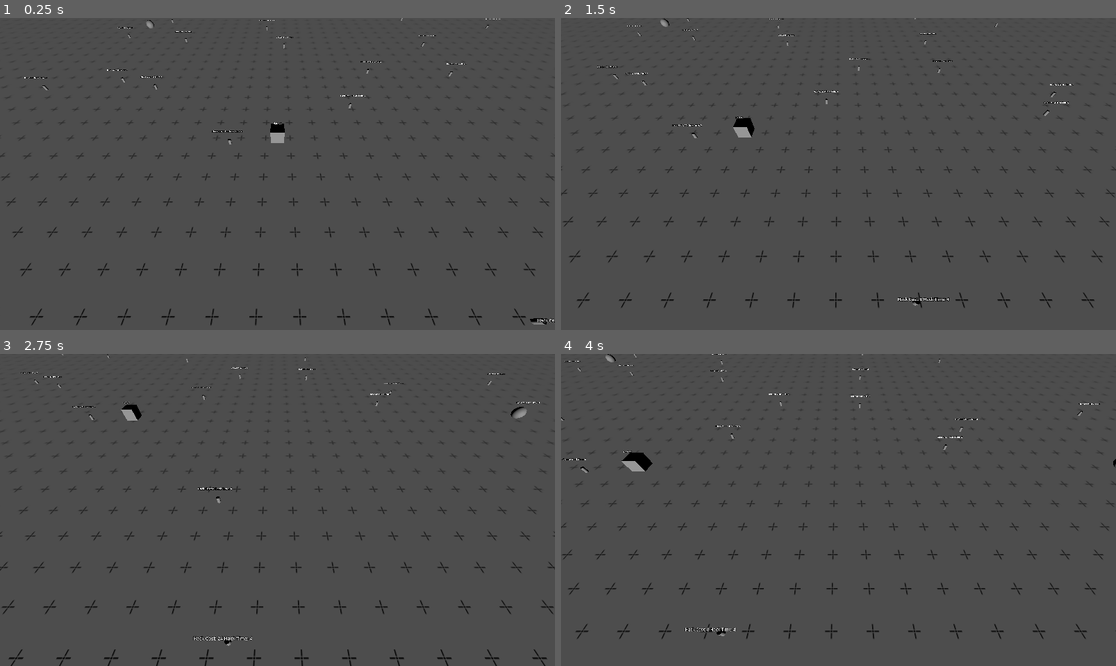
Above: before the commit, frames 1-4 (two rows, left to right).
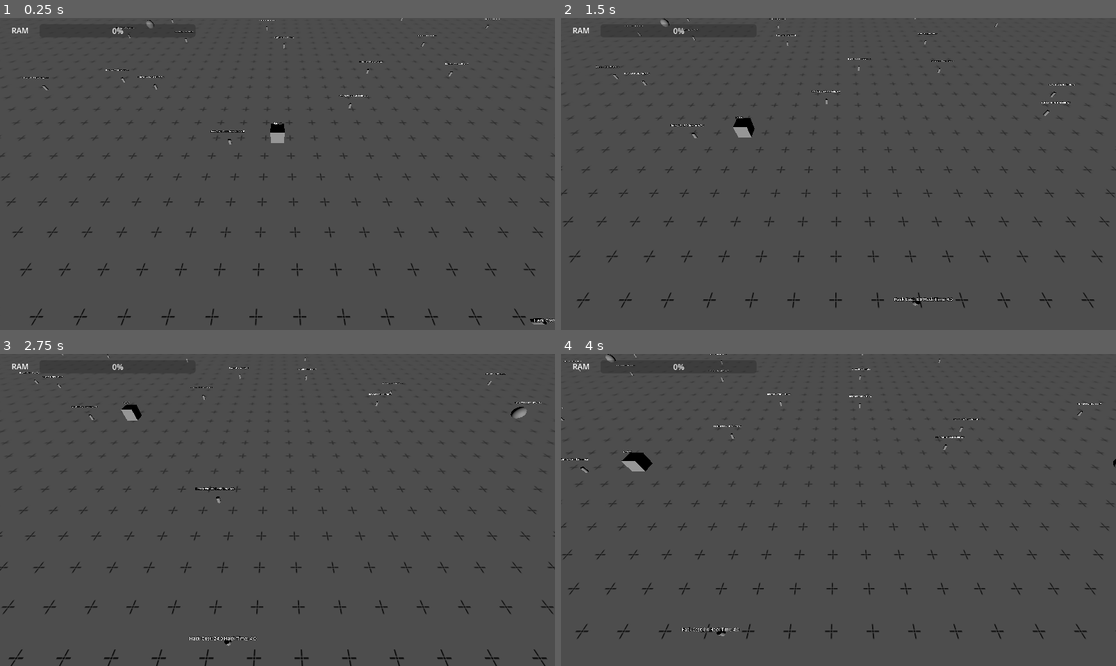
Above: after the commit, the same moments.

Repository: MrNavaStar/void.sys
Game: Godot game, scene res://scenes/world.tscn
Two runs of this game, one before a commit and one after it. Both use one fixed random seed, a clock stepped at 60 frames per second and the inputs below.
Inputs (mouse positions are in pixels of both pictures, inside the frame that each line leads up to):
- Up to frame 1 (0.25 s): no input
- Up to frame 2 (1.5 s): tap Enter at 0.5 s; move the mouse to (960, 158) at 0.52 s; press the mouse at (960, 158) at 0.53 s; hold D (right) 0.53-1.28 s; move the mouse to (727, 189) at 1.27 s; release the mouse at (727, 189) at 1.28 s; hold S (down) from 1.28 s (still down); click (727, 189) at 1.35 s
- Up to frame 3 (2.75 s): move the mouse to (333, 441) at 2.02 s; release S (down) at 2.03 s; press the mouse at (333, 441) at 2.03 s; hold D (right) from 2.03 s (still down); tap Mouse wheel up (zoom_in) at 2.1 s
- Up to frame 4 (4 s): move the mouse to (810, 572) at 2.77 s; release D (right) at 2.78 s; release the mouse at (810, 572) at 2.78 s; hold W (up) 2.78-3.53 s; tap Mouse wheel down (zoom_out) at 2.85 s; click (810, 572) at 3.05 s; move the mouse to (1005, 556) at 3.52 s; press the mouse at (1005, 556) at 3.53 s; hold A (left) from 3.53 s (still down)

The runs differ from the first frame. In frame 1, 0.2% of the frame differs, in the area x 2-100%, y 0-98%; in frame 2, 0.2%, in the area x 2-93%, y 0-91%; in frame 3, 0.2%; in frame 4, 0.2%.

Commit message:
ram use is divided by usage type

Diff:
--- a/scenes/test_world_scene.tscn
+++ b/scenes/test_world_scene.tscn
@@ -5,7 +5,6 @@
 [ext_resource type="Script" uid="uid://dh1g20iil02r" path="res://scripts/camera_controller.gd" id="3_kn1xl"]
 
 [node name="TestWorldScene" type="Node3D"]
-script = ExtResource("1_44m58")
 
 [node name="SpaceNodes" type="Node3D" parent="."]
 
@@ -16,6 +15,7 @@
 transform = Transform3D(1, 0, 0, 0, 1, 0, 0, 0, 1, -0.329447, 0, -2.09916)
 
 [node name="Edges" type="Node3D" parent="."]
+script = ExtResource("1_44m58")
 
 [node name="DirectionalLight3D" type="DirectionalLight3D" parent="."]
 transform = Transform3D(1, 0, 0, 0, 1, 0, 0, 0, 1, 0, 61.8032, 58.6319)
--- a/scenes/world.tscn
+++ b/scenes/world.tscn
@@ -1,8 +1,10 @@
-[gd_scene load_steps=6 format=3 uid="uid://dmxxff1nm6qak"]
+[gd_scene load_steps=8 format=3 uid="uid://dmxxff1nm6qak"]
 
 [ext_resource type="Script" uid="uid://d318spwk1v5ym" path="res://scripts/world.gd" id="1_rwgxs"]
 [ext_resource type="Script" uid="uid://dh1g20iil02r" path="res://scripts/camera_controller.gd" id="2_4wyf3"]
 [ext_resource type="Texture2D" uid="uid://dtj8052logla3" path="res://grid.png" id="3_4wyf3"]
+[ext_resource type="Script" uid="uid://bdyl7ijpq7ii" path="res://scripts/edger.gd" id="4_k0juu"]
+[ext_resource type="Script" uid="uid://bdsvyu7l4eksf" path="res://scripts/compute_power_bar.gd" id="5_71j4m"]
 
 [sub_resource type="PlaneMesh" id="PlaneMesh_k0juu"]
 
@@ -13,6 +15,7 @@
 
 [node name="World" type="Node3D"]
 script = ExtResource("1_rwgxs")
+metadata/_edit_lock_ = true
 
 [node name="DirectionalLight3D" type="DirectionalLight3D" parent="."]
 transform = Transform3D(1, 0, 0, 0, 1, 0, 0, 0, 1, 0, 61.8032, 58.6319)
@@ -20,15 +23,53 @@
 [node name="Camera Rig" type="Node3D" parent="."]
 transform = Transform3D(1, 0, 0, 0, 1, 0, 0, 0, 1, 0, 10, 11.6009)
 script = ExtResource("2_4wyf3")
+metadata/_edit_lock_ = true
 
 [node name="ZoomPivot" type="Node3D" parent="Camera Rig"]
 transform = Transform3D(1, 0, 0, 0, 0.766045, 0.642788, 0, -0.642788, 0.766045, 0, 0, 0)
+metadata/_edit_lock_ = true
 
 [node name="Camera3D" type="Camera3D" parent="Camera Rig/ZoomPivot"]
+metadata/_edit_lock_ = true
 
 [node name="Grid" type="MeshInstance3D" parent="."]
 transform = Transform3D(1000, 0, 0, 0, 1000, 0, 0, 0, 1000, 0, -1.30573, 0)
 mesh = SubResource("PlaneMesh_k0juu")
 surface_material_override/0 = SubResource("StandardMaterial3D_71j4m")
+metadata/_edit_lock_ = true
+
+[node name="SpaceNodes" type="Node3D" parent="."]
+metadata/_edit_lock_ = true
+
+[node name="Edges" type="Node3D" parent="."]
+script = ExtResource("4_k0juu")
+metadata/_edit_lock_ = true
+
+[node name="Control" type="Control" parent="."]
+layout_mode = 3
+anchors_preset = 15
+anchor_right = 1.0
+anchor_bottom = 1.0
+grow_horizontal = 2
+grow_vertical = 2
+size_flags_horizontal = 3
+size_flags_vertical = 3
+metadata/_edit_lock_ = true
+
+[node name="Label" type="Label" parent="Control"]
+layout_mode = 0
+offset_left = 24.0
+offset_top = 14.0
+offset_right = 68.0
+offset_bottom = 37.0
+text = "RAM"
+
+[node name="ProgressBar" type="ProgressBar" parent="Control"]
+layout_mode = 0
+offset_left = 82.0
+offset_top = 13.0
+offset_right = 406.0
+offset_bottom = 40.0
+script = ExtResource("5_71j4m")
 
 [connection signal="ready" from="." to="." method="_on_ready"]
--- /dev/null
+++ b/scripts/compute_power_bar.gd
@@ -0,0 +1,13 @@
+extends ProgressBar
+
+
+func _ready() -> void:
+	Hacker.compute_power_updated.connect(_update_compute_power)
+
+
+func _update_compute_power(usage_map: Dictionary[Hacker.PowerUses, float]) -> void:
+	var total_usage: float = 0
+	for use: Hacker.PowerUses in usage_map:
+		print("%s using %f points" % [Hacker.get_poweruse_as_string(use), usage_map[use]])
+		total_usage += usage_map[use]
+	value = total_usage / Hacker.total_compute_power
--- a/scripts/edger.gd
+++ b/scripts/edger.gd
@@ -1,11 +1,16 @@
 extends Node3D
 
-@onready var edges: Node3D = $Edges
-@onready var space_nodes: Node3D = $SpaceNodes
+@onready var edges: Node3D = self
+@onready var space_nodes: Node3D = get_node("../SpaceNodes")
 @onready var edge_prefab: PackedScene = preload("res://scenes/edge.tscn")
 
 
 func _ready() -> void:
+	# for node: SpaceNode in space_nodes.get_children():
+	# 	for neighbour: SpaceNode in space_nodes.get_children():
+	# 		if neighbour != node and not node.connected_nodes.has(neighbour):
+	# 			node.connected_nodes[neighbour] = null
+
 	draw_edges()
 
 
@@ -37,7 +42,6 @@
 
 func draw_edges() -> void:
 	for node: SpaceNode in space_nodes.get_children():
-		var node_id := node.get_instance_id()
 		for neighbour: SpaceNode in node.connected_nodes.keys():
-			if node_id < neighbour.get_instance_id():
+			if node.get_instance_id() < neighbour.get_instance_id():
 				_create_edge(node, neighbour)
--- a/scripts/hacker.gd
+++ b/scripts/hacker.gd
@@ -1,15 +1,41 @@
 extends Node
 
-var total_compute: int = 64
+enum PowerUses { IDLE_NODES, HACKING }
+var total_compute_power: float = 64
+var compute_power_usage: Dictionary[PowerUses, float] = {
+	PowerUses.IDLE_NODES: 0, PowerUses.HACKING: 0
+}
 var hacked_nodes: Array[SpaceNode]
 
-
-func get_compute_usage() -> int:
-	var usage: int = 0
-	for node in hacked_nodes:
-		usage += node.allocated_compute
-	return usage
+signal compute_power_updated(power: float)
 
 
-func can_compute_action(cost: int) -> bool:
-	return total_compute >= get_compute_usage() + cost
+func get_compute_power_usage() -> float:
+	var total_usage: float = 0
+	for use: PowerUses in compute_power_usage:
+		total_usage += compute_power_usage[use]
+	return total_usage
+
+
+# TODO: must be manually run when node count is updated, is a fix possible?
+func update_idle_node_compute_power_use() -> void:
+	var usage: float = 0
+	for node in hacked_nodes:
+		usage += node.allocated_compute_power
+	compute_power_usage[PowerUses.IDLE_NODES] = usage
+	compute_power_updated.emit(compute_power_usage)
+
+
+func can_compute_action(cost: float) -> bool:
+	return total_compute_power >= get_compute_power_usage() + cost
+
+
+func get_poweruse_as_string(use: PowerUses) -> String:
+	match use:
+		PowerUses.IDLE_NODES:
+			return "[[PROCESS: IDLE NODES]]"
+		PowerUses.HACKING:
+			return "[[PROCESS: HACKING]]"
+		_:
+			printerr("Unknown poweruses enum")
+			return "ERROR: Unknown PowerUse"
--- a/scripts/space_node.gd
+++ b/scripts/space_node.gd
@@ -4,13 +4,13 @@
 @onready var info: Label3D = $Info
 @onready var hack_timer: Timer = $"Hack Timer"
 
-@export var connected_nodes: Dictionary[SpaceNode, Edge] = {}
+var connected_nodes: Dictionary[SpaceNode, Edge] = {}
 
 var is_hacked: bool = false
-var allocated_compute: int = 0
-var hack_cost: int = 0
-var hack_time: int = 0
-var unhack_strength: int = 0
+var allocated_compute_power: float = 0
+var hack_cost: float = 0
+var hack_time: float = 0
+var unhack_strength: float = 0
 
 
 func _ready() -> void:
@@ -18,7 +18,7 @@
 
 
 func _process(_delta: float) -> void:
-	if is_hacked and allocated_compute >= unhack_strength:
+	if is_hacked and allocated_compute_power >= unhack_strength:
 		hack_timer.stop()
 
 
@@ -32,7 +32,7 @@
 func make_root() -> void:
 	($Object/MeshInstance3D as MeshInstance3D).mesh = BoxMesh.new()
 	Hacker.hacked_nodes.append(self)
-	allocated_compute = 8
+	allocated_compute_power = 8
 	is_hacked = true
 	_update_label()
 
@@ -55,12 +55,12 @@
 
 func hack() -> void:
 	if !is_hacked and Hacker.can_compute_action(hack_cost):
-		allocated_compute = hack_cost
+		allocated_compute_power = hack_cost
 		unhack_strength = 0
 		hack_timer.start(hack_time)
 
 
-func unhack(strength: int) -> void:
+func unhack(strength: float) -> void:
 	if is_hacked:
 		unhack_strength = strength
 		hack_timer.start(hack_time)
@@ -69,15 +69,16 @@
 func _on_hack_finish() -> void:
 	if !is_hacked:
 		Hacker.hacked_nodes.append(self)
-		allocated_compute = round(allocated_compute / 2)
+		allocated_compute_power = round(allocated_compute_power / 2)
 		is_hacked = true
 	else:
 		Hacker.hacked_nodes.erase(self)
-		allocated_compute = 0
+		allocated_compute_power = 0
 		is_hacked = false
 		hack_cost *= 2
 		hack_time *= 2
 
+	Hacker.update_idle_node_compute_power_use()
 	_update_label()
 
 
--- a/scripts/world.gd
+++ b/scripts/world.gd
@@ -7,6 +7,7 @@
 @export var ship_spread: int = 3
 
 var node_positions: Array
+@onready var space_nodes: Node3D = $SpaceNodes
 
 
 func is_too_close(pos: Vector3, distance: float) -> bool:
@@ -30,11 +31,11 @@
 
 
 func spawn_node(node: PackedScene, pos: Vector3) -> SpaceNode:
-	var instance := node.instantiate() as SpaceNode
-	instance.set_position(pos)
+	var node_instance := node.instantiate() as SpaceNode
+	node_instance.set_position(pos)
 	node_positions.append(pos)
-	add_child(instance)
-	return instance
+	space_nodes.add_child(node_instance)
+	return node_instance
 
 
 func spawn_nodes(node: PackedScene) -> void:
Not shown, added: scripts/compute_power_bar.gd.uid
